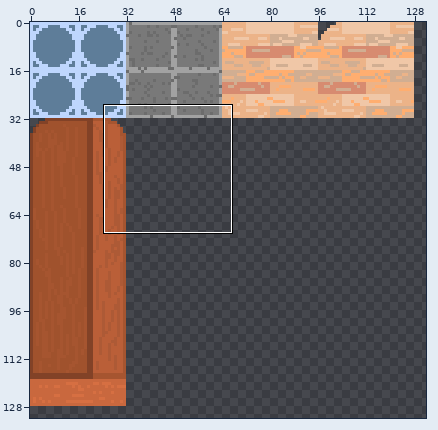
Sprite sheet -- chaosdorftiles.png. Above, an overview of the earlier version with the close-up marked.
Close-up. As it was:
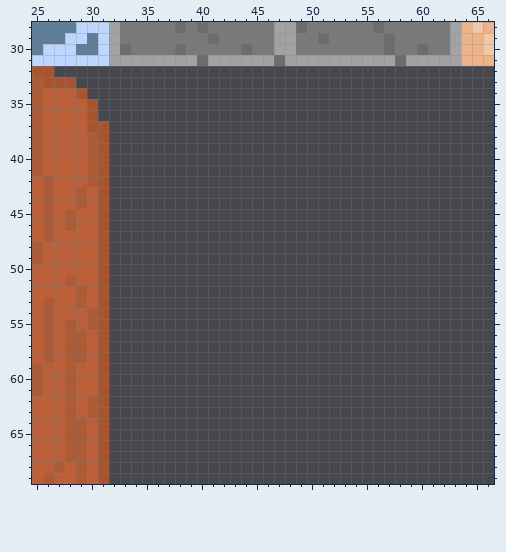
The file is 320x320 pixels. Colours within 5 levels of each other are drawn and written as one. Shown: x 25..66, y 28..69. The wide view leaves out empty margins.
Now the later version:
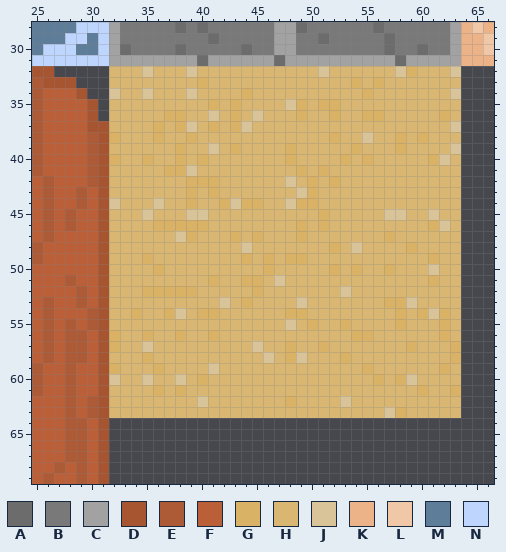
Palette (. is transparent): A #6c6c6c  B #797979  C #a2a2a2  D #a65530  E #ad5a36  F #ba5f38  G #d9b266  H #d9b773  J #d9c398  K #ecb388  L #f0c7a7  M #5e7d99  N #bed6fd
The exact change:
@@ x 25..66 @@
 31 NNNNNNNCCCCCCCCACCCCCCACCCCCCCCCCACCCCCKKK
-32 DD........................................
-33 EDDD......................................
-34 EFFFD.....................................
-35 EFFFFD....................................
-36 EFFFFD....................................
-37 EFFFFDD...................................
-38 EFFFFED...................................
-39 EFFFFED...................................
-40 EFFFFED...................................
-41 EFFFFED...................................
-42 FEFFFED...................................
-43 FEFFEFD...................................
-44 FEFFEFD...................................
-45 FEFEFFD...................................
-46 FEFEFFD...................................
-47 FEFFFFD...................................
-48 EFFFFFD...................................
-49 EFFFFFD...................................
-50 FFFFFFD...................................
-51 FFFEFFD...................................
-52 FFFFEFD...................................
-53 FEFFEFD...................................
-54 FEFFFED...................................
-55 FEFEFED...................................
-56 FEFEEFD...................................
-57 FEFEEFD...................................
-58 FEFEEFD...................................
-59 EFFEFFD...................................
-60 EFFEFFD...................................
-61 EFFEFFD...................................
-62 FFFEFED...................................
-63 FFFEFED...................................
+32 DD.....HHHJHHHJHHHHHHHHHHHJHHHHHHJGHHHJ...
+33 EDDD...HHHHHHHHGHHHHHHHHHHHHHGHGHHHHHHH...
+34 EFFFD..JHHJHHHJHHHHGHHHHHHHHHHGHHHHHHHJ...
+35 EFFFFD.HHHHHHHHHGHGHHHHJGHGGHHHHHHHHHHH...
+36 EFFFFD.HHHHHGGHHJHGHJHHHGHHGHHGGHHHHHGH...
+37 EFFFFDDHHHHGHGJHGHGJHHHHHHHHHHHHHHHHHHJ...
+38 EFFFFEDGHHHGHHGHHHHHHHHHHHHGHHJHHGHGHHH...
+39 EFFFFEDHHHHHHGHHJHGHHHHGHHHHHGHHHGHHHHJ...
+40 EFFFFEDGHHGHHGHGHHHHHHHGHHHHGHGHHHHHGJH...
+41 EFFFFEDHHHHHGGJHHHHHHHHHGHGHHHHHHHHHHHH...
+42 FEFFFEDHHHHHHHGGGHHHHHHJHGHGHHHHHHHHHHH...
+43 FEFFEFDHHHHHHHGHGHHHHHHHJGHHHHHHHHHHHHH...
+44 FEFFEFDJHHHJHHGHHGJGGHHJGGHHHHHHHHHHHHH...
+45 FEFEFFDHHHJHHHJJHHHHHHHHHHGHHHHHJJHHJHH...
+46 FEFEFFDHHHHGGGGGHHHHHHHHGHGHHHHHHHHHGJH...
+47 FEFFFFDHHHHHHJGHHHGHGHHHGHHHHHHHGHHHHHH...
+48 EFFFFFDHHHHHHHHHHHHJHHHHHHHGHJHHHHGHHHH...
+49 EFFFFFDHHHGHHHHHHHHGHGHGGHHHHHHHHHHHGHH...
+50 FFFFFFDHHHHGHHHHHHHHHGHHHHHGHGHHGHHHJHH...
+51 FFFEFFDHHHHHHHHHGHHGGHJHHHHHHHHHHHHHGHH...
+52 FFFFEFDHHHGGGGGHHHHHGHHHHHHHJHHHHHHHHHH...
+53 FEFFEFDHHHHHHHHHHJHGHHHHJHHHHHHHGGJHHHH...
+54 FEFFFEDHHGHHGJHGGHHHHHHGGHHHHHHHHGHGJGH...
+55 FEFEFEDHHHHHHHHHHHHHHHHJHGHHGHHHHGHHHGH...
+56 FEFEEFDGHHGHHGHHGHHHHHHHHHHHHGGHHHHHHGH...
+57 FEFEEFDGHHJHHHHHHHHHJHHGHHGHHHHHHHGHHHG...
+58 FEFEEFDHHHGHHHHHHHHHHJHGJHHHGHHHHHHHHHG...
+59 EFFEFFDGHHHGHHHHJHHHHHHHHHHHHHGHHHHHHGH...
+60 EFFEFFDJHHJHHJHGHHHHHHHHHHHHHHHGHGJHHHH...
+61 EFFEFFDHHHHGHGHHHHHHHHHHHHHHHHHHHHHGHHG...
+62 FFFEFEDHHHHHHHHJHHHHHHHGHHHHJHHHHHHHHHH...
+63 FFFEFEDHHHHHHHHHHHHHHHHHHHHHHHHHJGHHHHH...
 64 FFFEEFD...................................
Pixel boxes of the changes (left, top, right, bottom) in both close-ups:
added: (109, 66, 461, 418)
